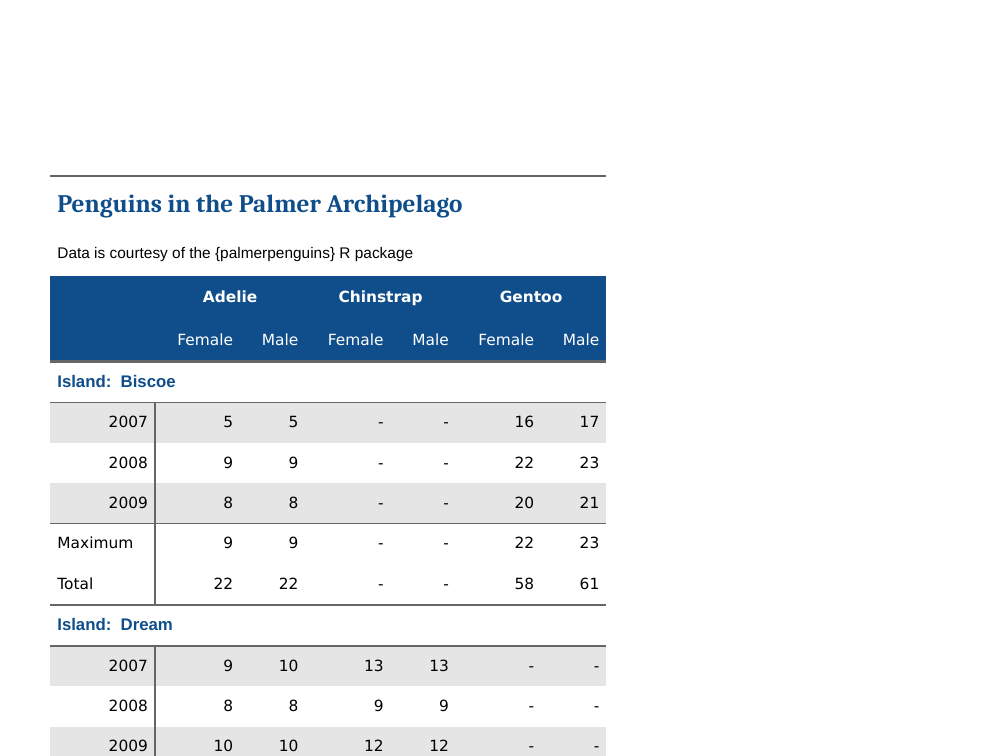
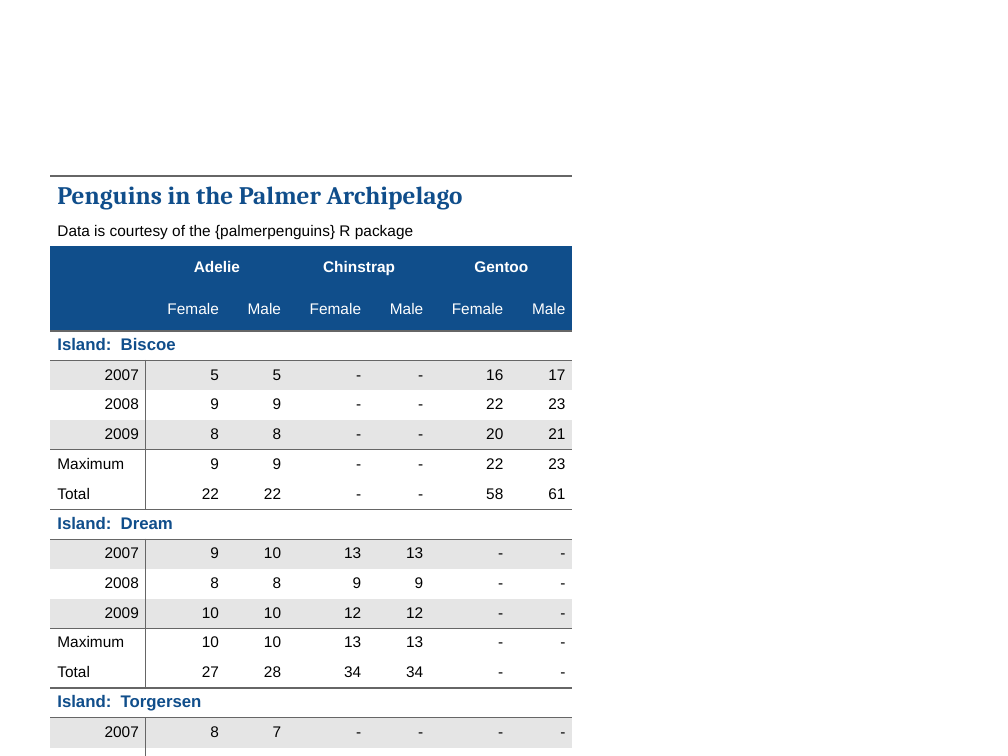
Before and after one commit to rfortherestofus/flextable-course, a slide deck: slide 1 of table.pptx. Drawn at 1008x756 pixels with LibreOffice and Linux fonts; fonts in the diff are those of the drawing. Boxes give left, top, right and bottom in pixels: in the first picture for what was removed or moved away, otherwise in the second. Text is boxed around its words. In the diff, an @@ line names an element or a change of style, - is before the commit and + after.

```diff
--- a/table.pptx
+++ b/table.pptx
@@ table at [50, 176, 573, 741] @@
@@ font DejaVu Sans to Arial in "Adelie", "Chinstrap", "Gentoo", "Female" and 110 more places @@
@@ less space between paragraphs @@
@@ borders changed @@
@@ table: place and size @@
-table at [50, 176, 609, 756]
+table at [50, 176, 573, 741]
```
Also in this commit, not shown: 53 other files.
